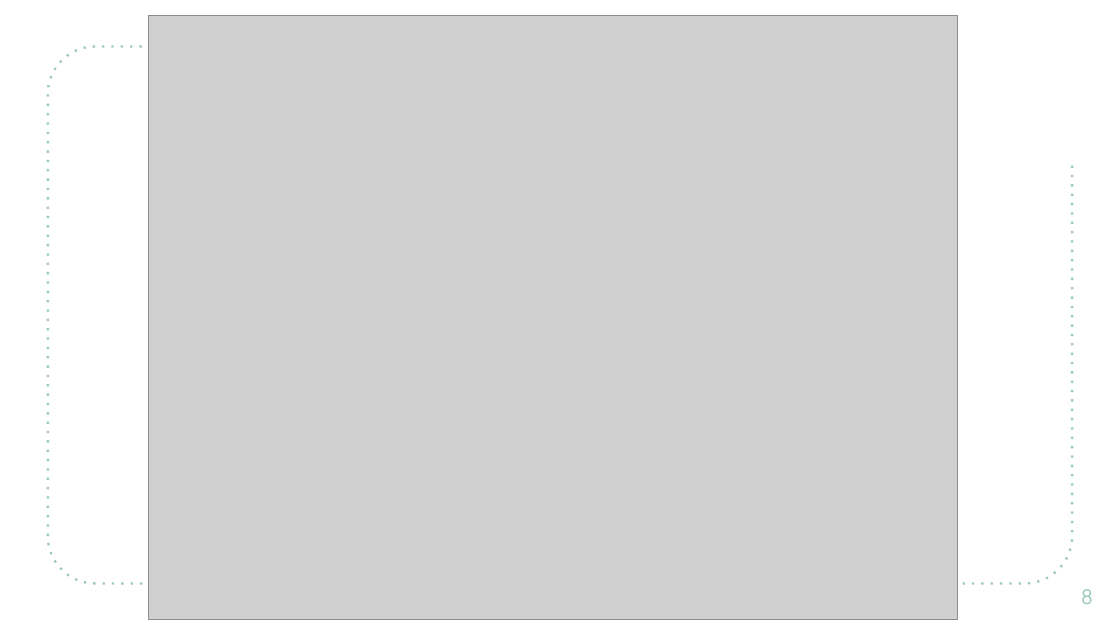
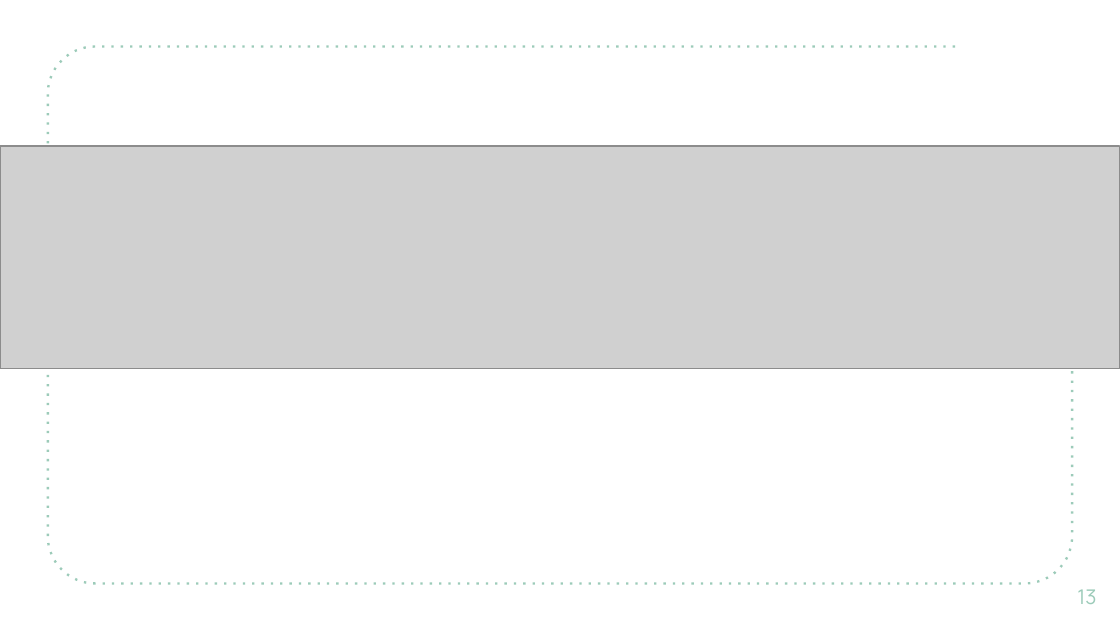
Before and after one commit to DigiBP/digibp-andermatt, a slide deck: slide 13 of Documentation/Presentations/PresentationDigiBP.pptx (slide 8 before the commit). Drawn at 1120x630 pixels with LibreOffice and Linux fonts; fonts in the diff are those of the drawing; grey boxes stand for pictures; background and template pictures are left out. Boxes give left, top, right and bottom in pixels: in the first picture for what was removed or moved away, otherwise in the second. Text is boxed around its words. In the diff, an @@ line names an element or a change of style, - is before the commit and + after.

```diff
--- a/Documentation/Presentations/PresentationDigiBP.pptx
+++ b/Documentation/Presentations/PresentationDigiBP.pptx
@@ picture removed at [149, 16, 958, 620] @@
@@ picture added at [0, 146, 1120, 368] @@
@@ page number at [1077, 589, 1096, 604]: text changed @@
-8
+13
```
Also in this commit, not shown: 4 other slides changed, 2 slides added.
